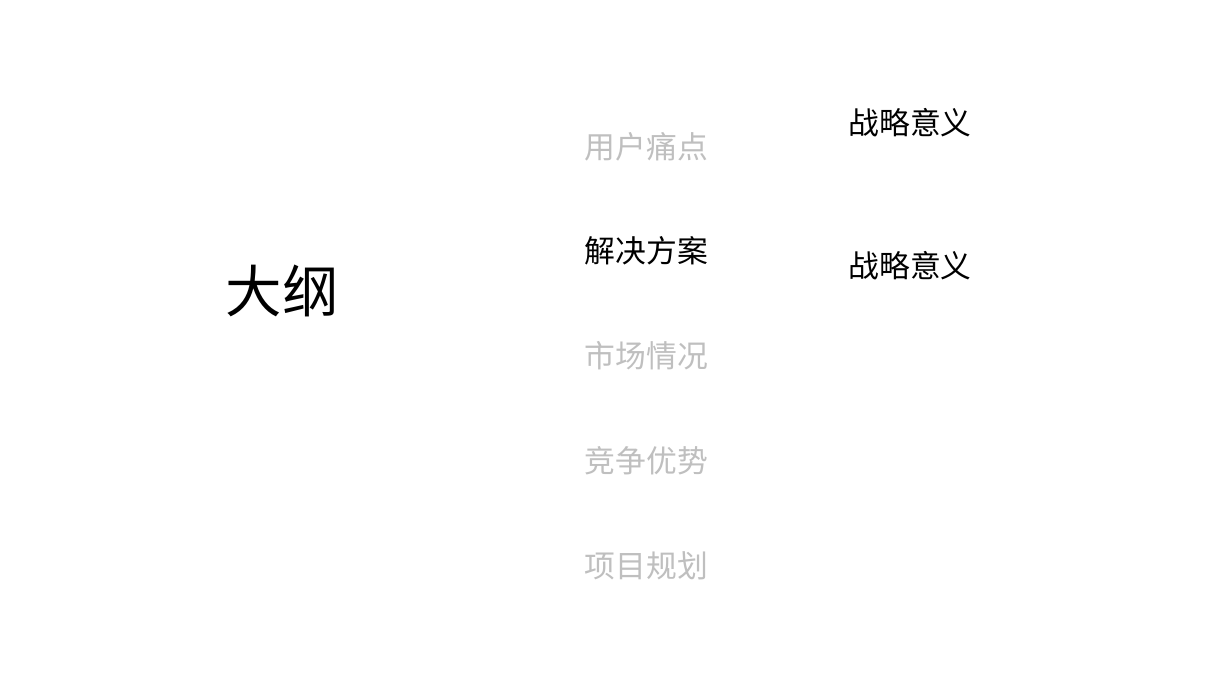
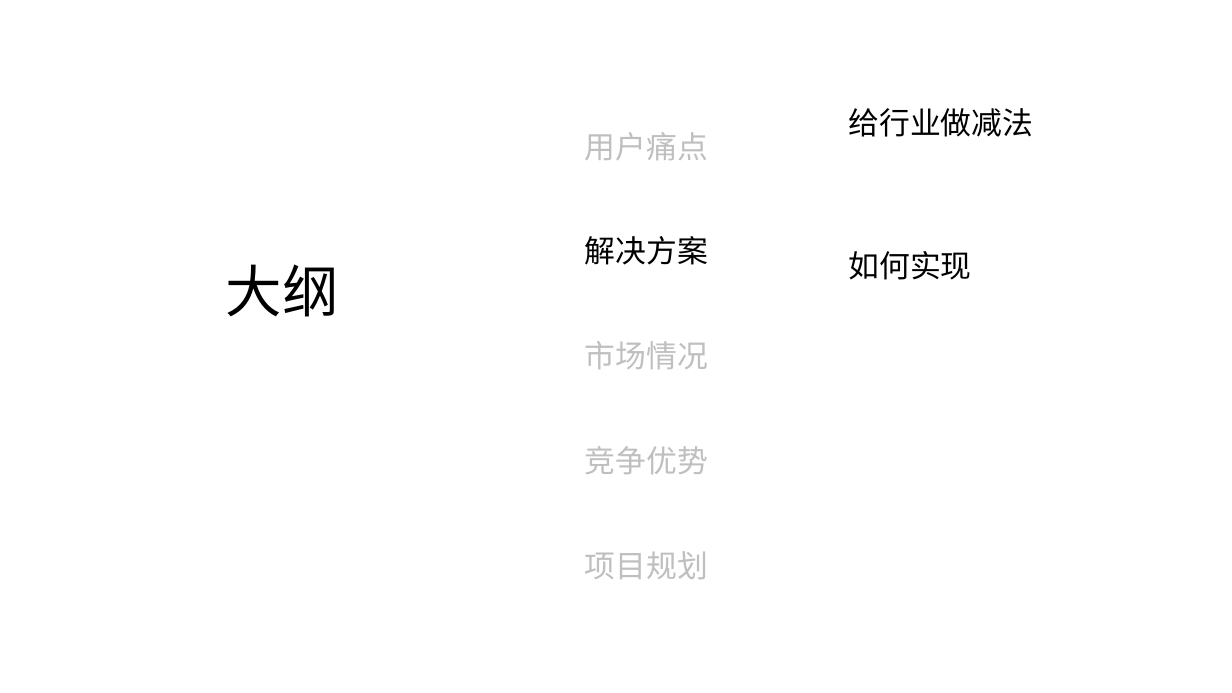
Before and after one commit to twigzxd/ZXXXZ, a slide deck: slide 6 of 智能快递柜ppt.pptx. Drawn at 1232x693 pixels with LibreOffice and Linux fonts; fonts in the diff are those of the drawing. Boxes give left, top, right and bottom in pixels: in the first picture for what was removed or moved away, otherwise in the second. Text is boxed around its words. In the diff, an @@ line names an element or a change of style, - is before the commit and + after.

```diff
--- a/智能快递柜ppt.pptx
+++ b/智能快递柜ppt.pptx
@@ text at (849, 108, 1034, 137): text changed @@
-战略意义
+给行业做减法
@@ text at (849, 251, 972, 280): text changed @@
-战略意义
+如何实现
```
Also in this commit, not shown: 4 other slides changed.
